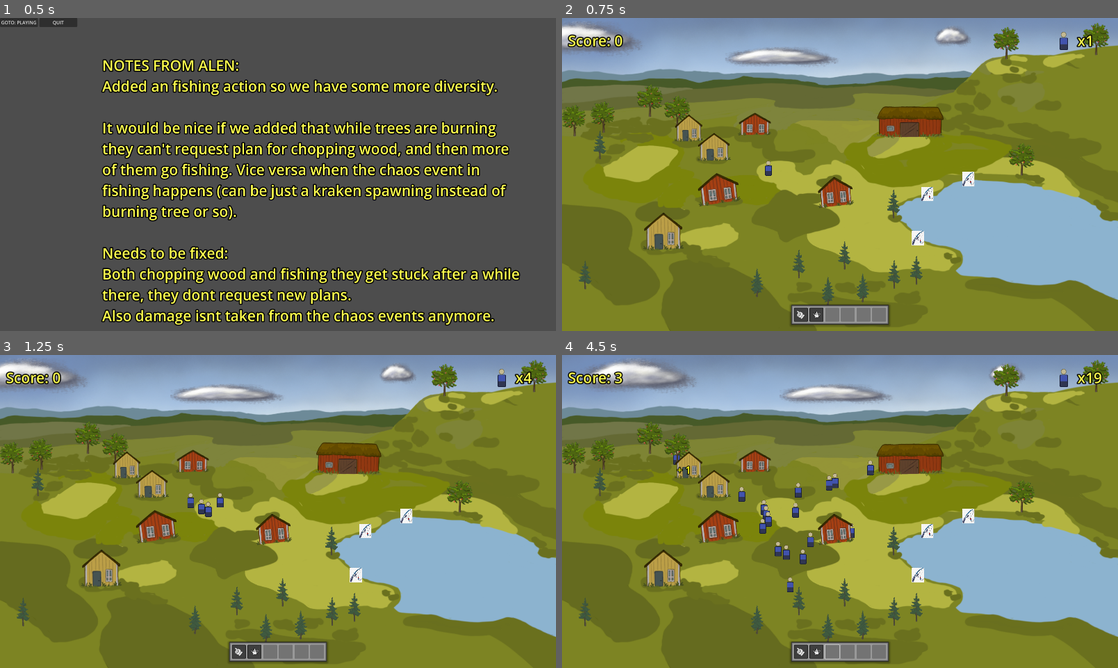
Above: before the commit, frames 1-4 (two rows, left to right).
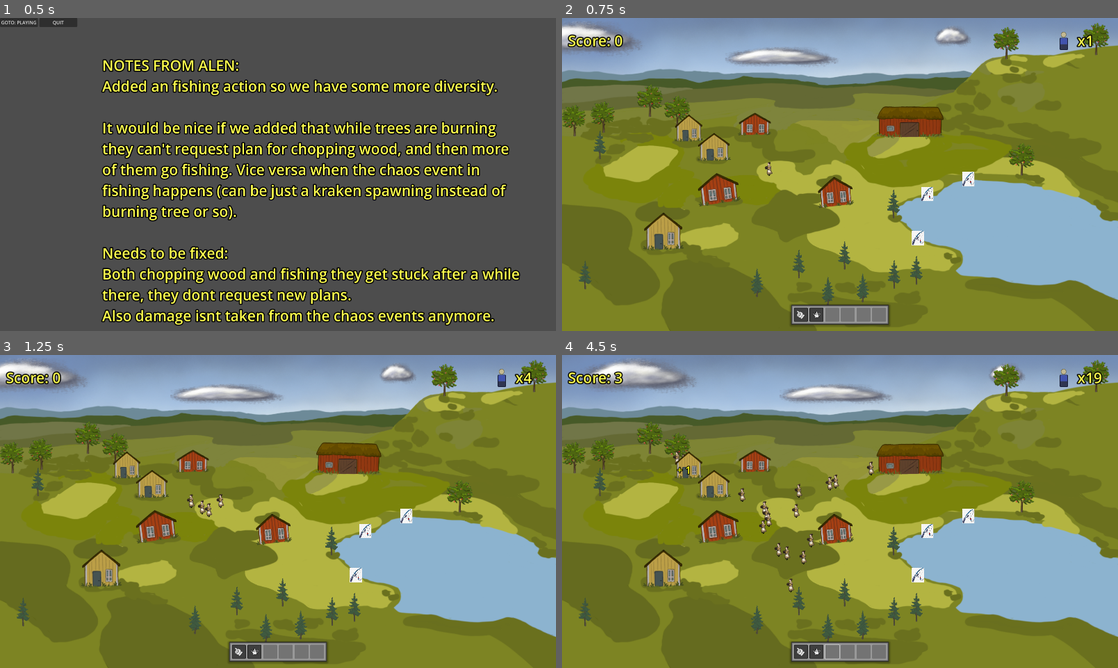
Above: after the commit, the same moments.

Repository: arget4me/cosyville
Game: Godot game, scene res://Scenes/main_scene.tscn
Two runs of this game, one before a commit and one after it. Both use one fixed random seed, a clock stepped at 60 frames per second and the inputs below.
Inputs (mouse positions are in pixels of both pictures, inside the frame that each line leads up to):
- Up to frame 1 (0.5 s): no input
- Up to frame 2 (0.75 s): click "GOTO: PLAYING" at 0.5 s
- Up to frame 3 (1.25 s): no input
- Up to frame 4 (4.5 s): click (801, 652) at 1.25 s; move the mouse to (756, 621) at 2.02 s; press the mouse at (756, 621) at 2.03 s; hold Right (ui_right) 2.03-2.78 s; move the mouse to (828, 630) at 2.77 s; release the mouse at (828, 630) at 2.78 s; hold Down (ui_down) 2.78-3.53 s; click (828, 630) at 2.85 s; move the mouse to (845, 592) at 3.52 s; press the mouse at (845, 592) at 3.53 s; hold Right (ui_right) 3.53-4.28 s; move the mouse to (862, 624) at 4.27 s; release the mouse at (862, 624) at 4.28 s; hold Up (ui_up) from 4.28 s (still down); click (862, 624) at 4.35 s

Frame 1 is identical in both runs. In frame 2, less than 0.1% of the frame differs, in the area x 36-38%, y 45-51%; in frame 3, 0.2%; in frame 4, 0.8%, in the area x 20-57%, y 30-76%.

Commit message:
Add spritesheet

Diff:
--- a/Scenes/villager_instance.tscn
+++ b/Scenes/villager_instance.tscn
@@ -1,11 +1,12 @@
 [gd_scene load_steps=5 format=3 uid="uid://c1gnafm1flod2"]
 
 [ext_resource type="Script" path="res://Scripts/VillagerMovement.gd" id="1_m4to7"]
-[ext_resource type="Texture2D" uid="uid://cgtomismlwwyu" path="res://art/People/VillagerMale.png" id="2_ereig"]
+[ext_resource type="Texture2D" uid="uid://cxowcfe1fvgyh" path="res://art/People/People_SpriteSheet.PNG" id="2_wkmtr"]
 [ext_resource type="Script" path="res://Scripts/villager_brain.gd" id="3_ndy0m"]
 
-[sub_resource type="RectangleShape2D" id="RectangleShape2D_0q22o"]
-size = Vector2(72, 124)
+[sub_resource type="CapsuleShape2D" id="CapsuleShape2D_k7nqw"]
+radius = 16.0
+height = 88.9
 
 [node name="VillagerInstance" type="CharacterBody2D"]
 y_sort_enabled = true
@@ -15,15 +16,16 @@
 
 [node name="Sprite2D" type="Sprite2D" parent="."]
 y_sort_enabled = true
-position = Vector2(2.98023e-08, -22)
-scale = Vector2(0.44, 0.44)
-texture = ExtResource("2_ereig")
-offset = Vector2(0, -61.045)
+scale = Vector2(2, 2)
+texture = ExtResource("2_wkmtr")
+offset = Vector2(0, -39.525)
+hframes = 4
+vframes = 8
+frame = 5
 
 [node name="CollisionShape2D" type="CollisionShape2D" parent="."]
-position = Vector2(0, -29)
-scale = Vector2(0.5, 0.5)
-shape = SubResource("RectangleShape2D_0q22o")
+position = Vector2(0, -39.185)
+shape = SubResource("CapsuleShape2D_k7nqw")
 
 [node name="VillagerBrain" type="Node" parent="." node_paths=PackedStringArray("villager")]
 script = ExtResource("3_ndy0m")
Binary file added: art/People/People_SpriteSheet.PNG
Not shown, added: art/People/People_SpriteSheet.PNG.import
